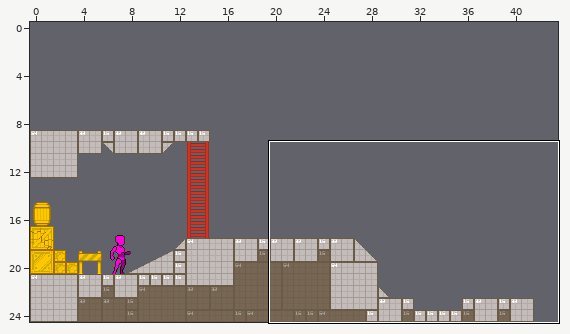
Tiled map (JSON) -- bin/fantasySideScroller/mockup_tiles2.tmj. The picture above shows the old version from afar; the outline marks the close-up.
Close-up. Earlier state:
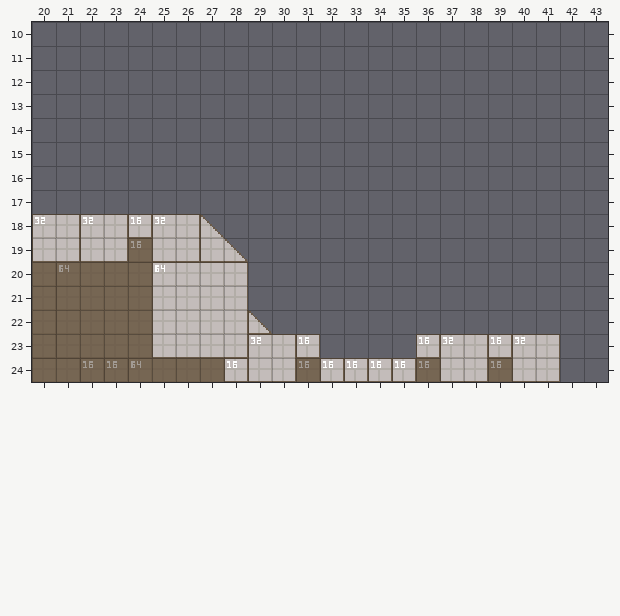
Cells are 16x16 px. Shown: x 20..43, y 10..24. The commit also changed other parts of the map, which this record leaves out. The old version is drawn lined up with the new one.
The result:
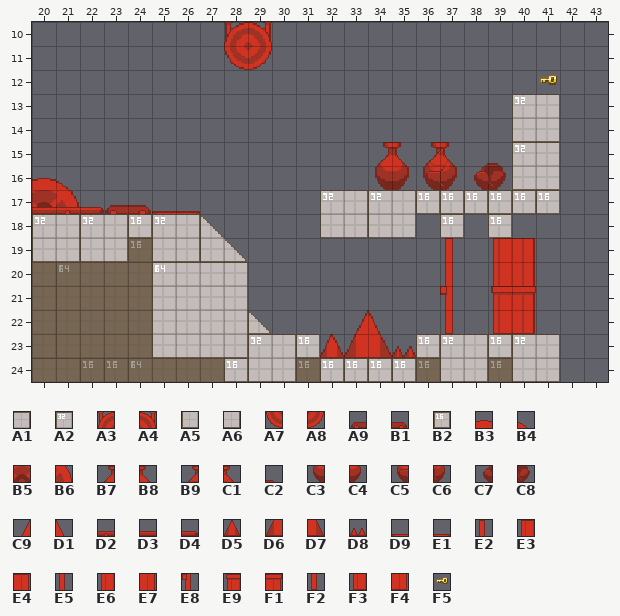
Key: from "MockUpTiles": A1 3 "tile", A2 4 "tile", A3 20, A4 21, A5 30 "tile", A6 31 "tile", A7 46, A8 47, A9 48, B1 49, B2 56 "tile", B3 98, B4 99, B5 124, B6 125, B7 150, B8 151, B9 152, C1 153, C2 155, C3 176, C4 177, C5 178, C6 179, C7 180, C8 181, C9 199, D1 200, D2 203, D3 204, D4 205, D5 224, D6 225, D7 226, D8 227, D9 230, E1 231, E2 250, E3 251, E4 252, E5 276, E6 277, E7 278, E8 302, E9 303, F1 304, F2 328, F3 329, F4 330; from "fantasyTiles": F5 515 "key".
__ is an empty cell.
Tiles of an added or newly shown layer are drawn over the layers below it.
From old to new:
map size 84x64 -> 42x25 cells (old content now starts at 0,-39; both pictures use the new coordinates)
Layer "objects_2" (added):
y 15: x 34..37 __ __ __ __ -> B7 B8 B9 C1; x 39 __ -> C2
y 16: x 20..21 __ __ -> B3 B4; x 34..39 __ __ __ __ __ __ -> C3 C4 C5 C6 C7 C8
y 17: x 20..21 __ __ -> B5 B6
y 19: x 37 __ -> E2; x 39..40 __ __ -> E3 E4
y 20: x 37 __ -> E5; x 39..40 __ __ -> E6 E7
y 21: x 37 __ -> E8; x 39..40 __ __ -> E9 F1
y 22: x 37 __ -> F2; x 39..40 __ __ -> F3 F4
Layer "tiles":
y 13: x 40..41 __ __ -> A2 A1
y 14: x 40..41 __ __ -> A5 A6
y 15: x 40..41 __ __ -> A2 A1
y 16: x 40..41 __ __ -> A5 A6
y 17: x 32..41 __ __ __ __ __ __ __ __ __ __ -> A2 A1 A2 A1 B2 B2 B2 B2 B2 B2
y 18: x 32..35 __ __ __ __ -> A5 A6 A5 A6; x 37 __ -> B2; x 39 __ -> B2
Layer "objects":
y 10: x 28..29 __ __ -> A3 A4
y 11: x 28..29 __ __ -> A7 A8
y 17: x 20..26 __ __ __ __ __ __ __ -> D3 D2 D4 A9 B1 D9 E1
y 22: x 33..34 __ __ -> C9 D1
y 23: x 32..35 __ __ __ __ -> D5 D6 D7 D8
Layer "items":
y 12: x 41 __ -> F5
